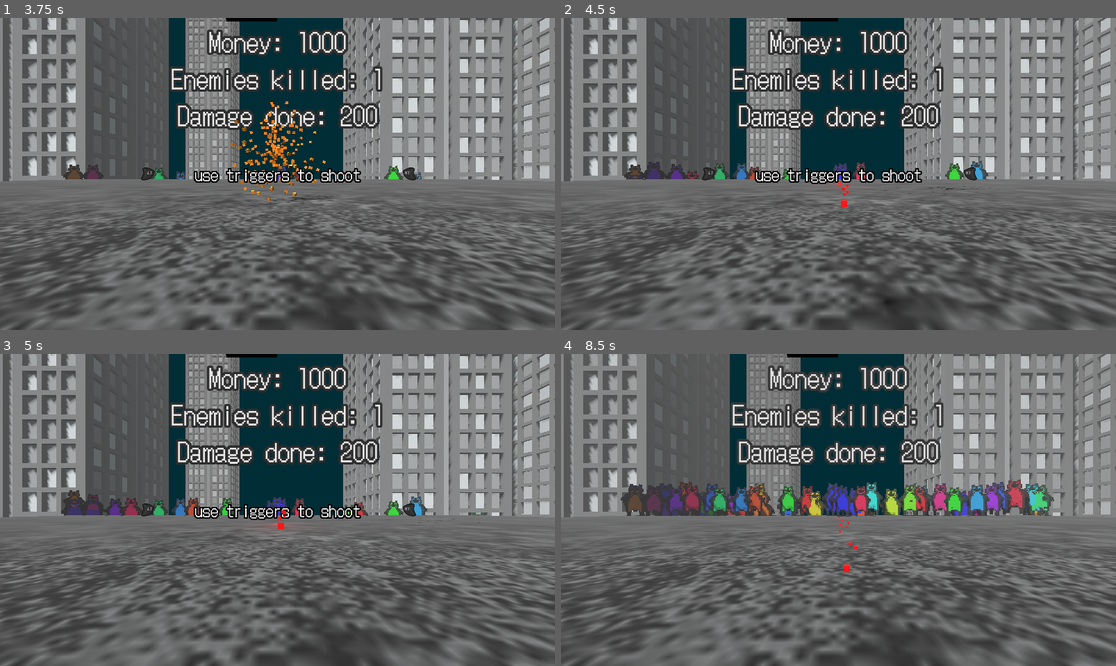
Above: before the commit, frames 1-4 (two rows, left to right).
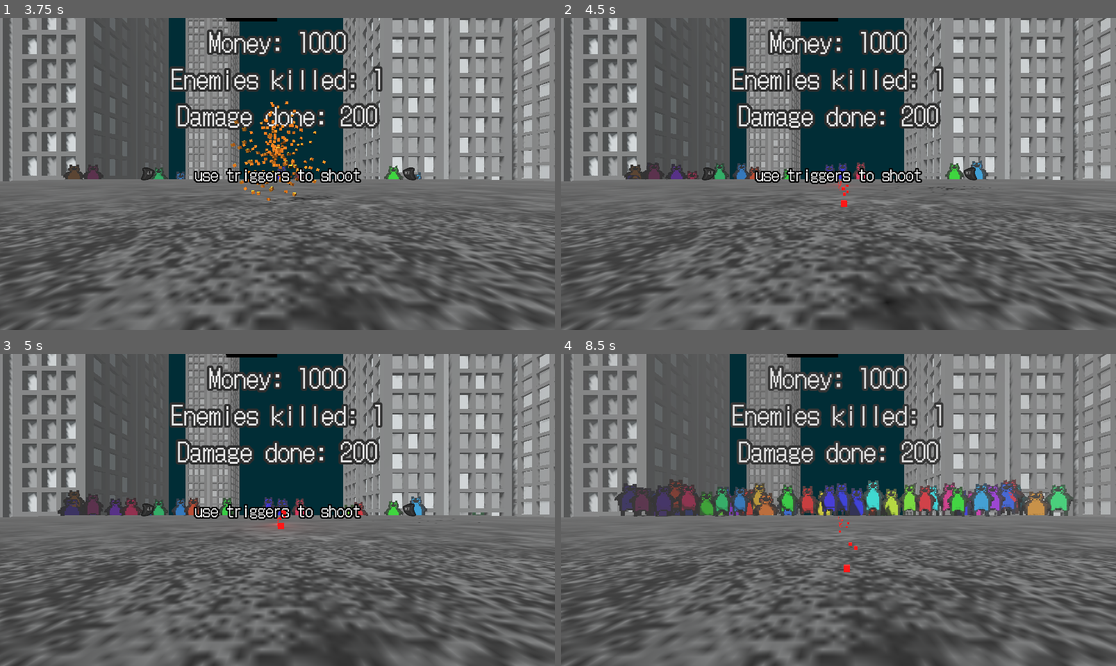
Above: after the commit, the same moments.

Repository: Majsek/Project_BC
Game: Godot game, scene res://scenes/world.tscn
Same seed, same stepped clock (60 frames per second), same inputs: the game is played once before the commit and once after it.
Inputs:
- Up to frame 1 (3.75 s): tap Enter (ui_accept) at 0.5, 0.77, 1.52, 3.02 s; hold Right (ui_right) 0.53-1.28 s; hold Down (ui_down) 1.28-2.03 s; hold Right (ui_right) 2.03-2.78 s; hold Up (ui_up) 2.78-3.53 s; hold Left (ui_left) from 3.53 s (still down)
- Up to frame 2 (4.5 s): keep holding Left (ui_left); tap Enter (ui_accept) at 3.77 s
- Up to frame 3 (5 s): keep holding Left (ui_left); tap Enter (ui_accept) at 4.52 s
- Up to frame 4 (8.5 s): release Left (ui_left) at 5.03 s; hold Down (ui_down) 5.03-5.78 s; hold Right (ui_right) 5.78-6.53 s; tap Enter (ui_accept) at 6.02, 6.77, 7.52 s; hold Up (ui_up) 6.53-7.28 s; hold Right (ui_right) 7.28-8.03 s; hold Down (ui_down) from 8.03 s (still down)

Frame 1 is identical in both runs. In frame 2, 0.2% of the frame differs, in the area x 11-51%, y 46-52%; in frame 3, 0.2%; in frame 4, 4.6%, in the area x 9-93%, y 40-53%.

Commit message:
enemy collision fix

Diff:
--- a/scenes/enemy.tscn
+++ b/scenes/enemy.tscn
@@ -11,6 +11,21 @@
 [sub_resource type="StandardMaterial3D" id="StandardMaterial3D_phhk3"]
 resource_local_to_scene = true
 albedo_texture = ExtResource("3_gytna")
+
+[sub_resource type="Animation" id="Animation_owq4w"]
+length = 0.001
+tracks/0/type = "value"
+tracks/0/imported = false
+tracks/0/enabled = true
+tracks/0/path = NodePath(".:axis_lock_linear_y")
+tracks/0/interp = 1
+tracks/0/loop_wrap = true
+tracks/0/keys = {
+"times": PackedFloat32Array(0),
+"transitions": PackedFloat32Array(1),
+"update": 1,
+"values": [false]
+}
 
 [sub_resource type="Animation" id="Animation_hu83i"]
 resource_name = "enemy_spawn"
@@ -52,21 +67,6 @@
 "values": [false, true]
 }
 
-[sub_resource type="Animation" id="Animation_owq4w"]
-length = 0.001
-tracks/0/type = "value"
-tracks/0/imported = false
-tracks/0/enabled = true
-tracks/0/path = NodePath(".:axis_lock_linear_y")
-tracks/0/interp = 1
-tracks/0/loop_wrap = true
-tracks/0/keys = {
-"times": PackedFloat32Array(0),
-"transitions": PackedFloat32Array(1),
-"update": 1,
-"values": [false]
-}
-
 [sub_resource type="AnimationLibrary" id="AnimationLibrary_xs3a3"]
 _data = {
 "RESET": SubResource("Animation_owq4w"),
@@ -74,11 +74,10 @@
 }
 
 [node name="enemy" type="CharacterBody3D"]
-transform = Transform3D(0.295, 0, 0, 0, 0.295, 0, 0, 0, 0.295, 0, 0, 0)
-collision_layer = 2
-collision_mask = 0
+transform = Transform3D(0.295, 0, 0, 0, 0.295, 0, 0, 0, 0.295, 0, -8, 0)
+collision_layer = 3
+collision_mask = 2
 script = ExtResource("1_h4n54")
-follow_player_ = true
 
 [node name="CollisionShape3D" type="CollisionShape3D" parent="."]
 transform = Transform3D(1, 0, 0, 0, 1, 0, 0, 0, 1, 0, 1.72868, 0)
